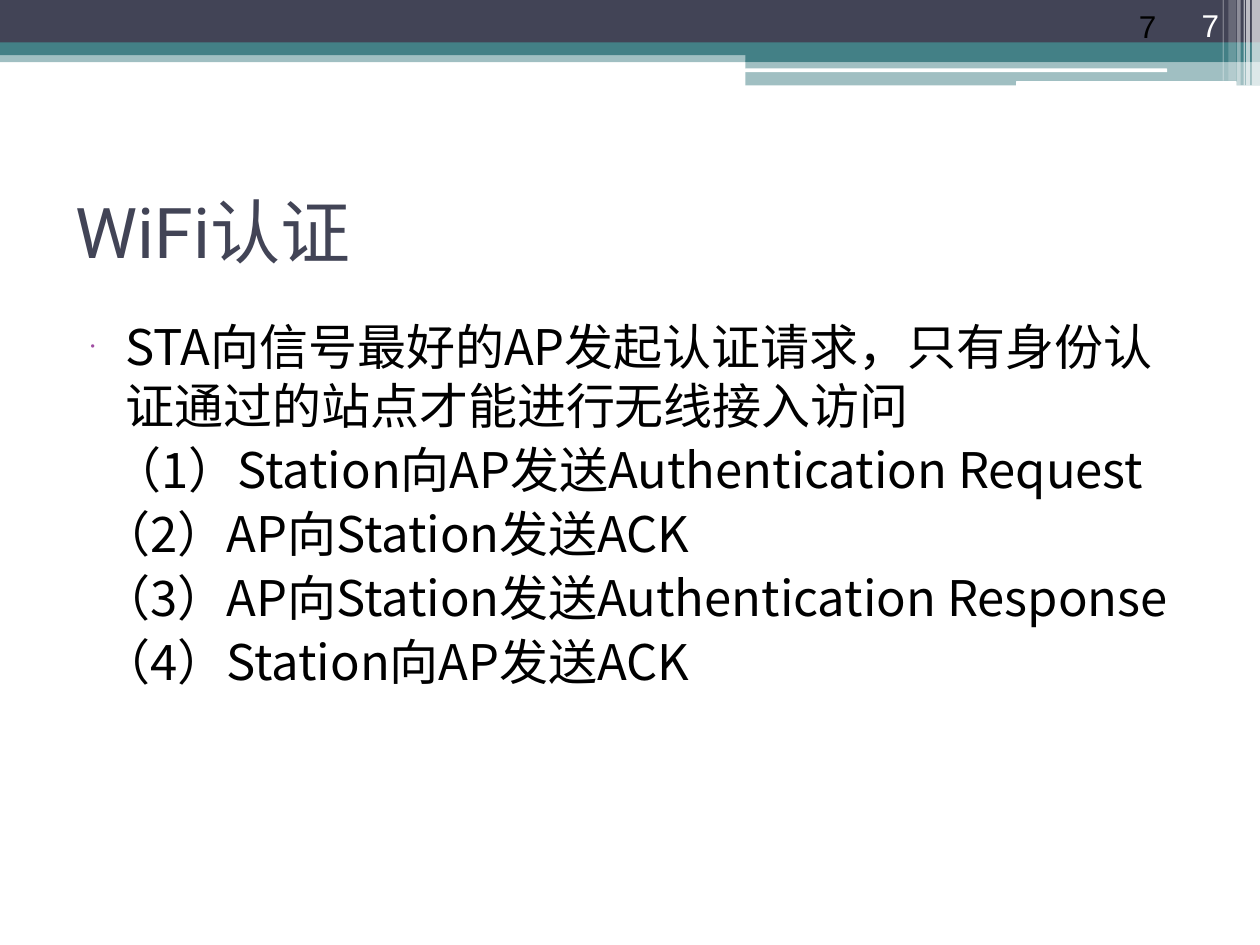
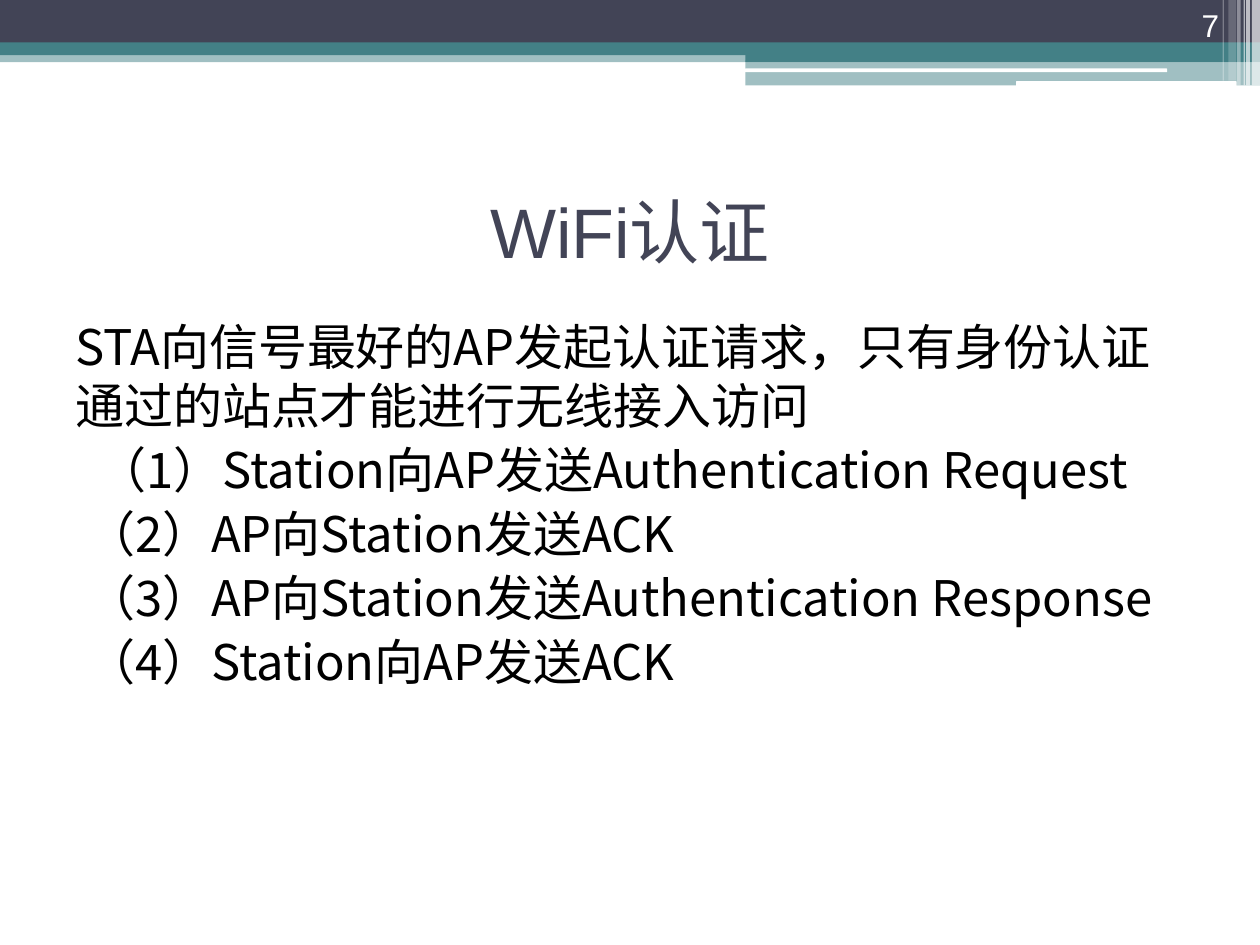
Before and after one commit to ychmax/MyDevelopBase, a slide deck: slide 7 of 第12章 网络数据传输/12.3 Wifi管理类/12.3 Wifi管理类.ppt. Drawn at 1260x945 pixels with LibreOffice and Linux fonts; fonts in the diff are those of the drawing. Boxes give left, top, right and bottom in pixels: in the first picture for what was removed or moved away, otherwise in the second. Text is boxed around its words. In the diff, an @@ line names an element or a change of style, - is before the commit and + after.

```diff
--- a/第12章 网络数据传输/12.3 Wifi管理类/12.3 Wifi管理类.ppt
+++ b/第12章 网络数据传输/12.3 Wifi管理类/12.3 Wifi管理类.ppt
@@ page number at box(1202, 15, 1220, 37): text colour #000000 to #FFFFFF; alignment left to right; vertical alignment top to bottom @@
@@ title "WiFi认证" at box(490, 203, 770, 264): font Roboto to Arial; alignment left to centre @@
@@ text "STA向信号最好的AP发起认证请求，只有身份认证通过的站点才能进行无线接入访问" at box(75, 323, 1152, 685): font Cambria to Arial in "STA向信号最好的AP发起认证请求，只有身份认证通过的站点才能进行无线接入访问"; bullet • to none; indent changed @@
```
Also in this commit, not shown: 14 other slides changed, 6 other files.
